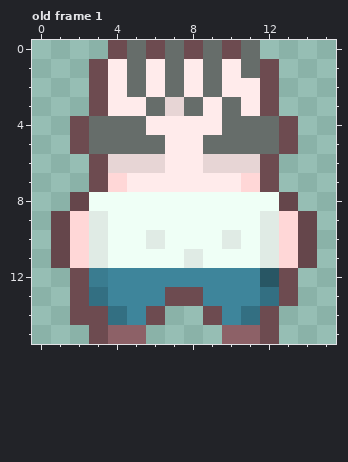
File history of a pixel-art file, godot/assets/Sprite_PC_male_back.aseprite. The first picture shows the starting point.
16x16 pixels, 1 frame. Shown: old frame 1. The commit also changed other frames, which this record leaves out.
The same view after the edit:
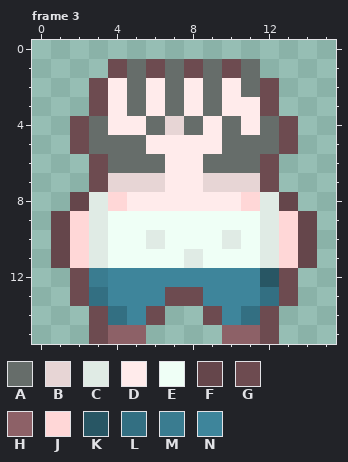
Palette (. is transparent): A #666d6a  B #e7d5d5  C #e0ebe5  D #ffebeb  E #effff6  F #65464b  G #6d4b50  H #8d6167  J #ffd7d7  K #285664  L #336f82  M #3a7c90  N #3e859b
A new or re-ordered frame is compared with the old frame closest to it.
Edits made:
frames 1 -> 5
Frame 3 is new; against old frame 1:
The edit turns colour B into colour A in row 3 at x 7; in row 6 at x 4 to 6 and 9 to 11.
The edit turns colour D into colour A in row 2 at x 11; in row 3 at x 5 and 9; in row 4 at x 6 and 8.
The edit turns colour D into colour B in row 4 at x 7; in row 7 at x 5 to 6 and 9 to 10.
The edit turns colour J into colour B in row 7 at x 4 and 11.
The edit turns colour E into colour C in row 8 at x 3 and 12.
The edit turns colour A into colour D in row 3 at x 6, 8 and 10; in row 4 at x 4 to 5 and 11; in row 5 at x 6 and 9.
The edit turns colour E into colour D in row 8 at x 5 to 10.
The edit turns colour D into colour G in row 1 at x 4, 6, 8 and 10.
The edit turns colour E into colour J in row 8 at x 4 and 11.
Colour A is gone in row 0 at x 5, 7, 9 and 11.
Colour G is gone in row 0 at x 4, 6, 8 and 10; in row 1 at x 3 and 12; in row 14 at x 2.
